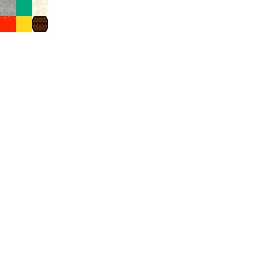
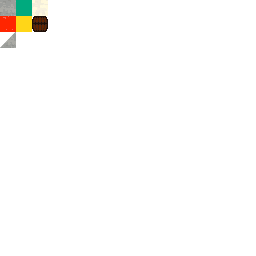
Comparing the layer stacks of the two w=256, h=256 images. Changes:
added layer "0-0 copy" above "0-0" over [0,32,16,48]
